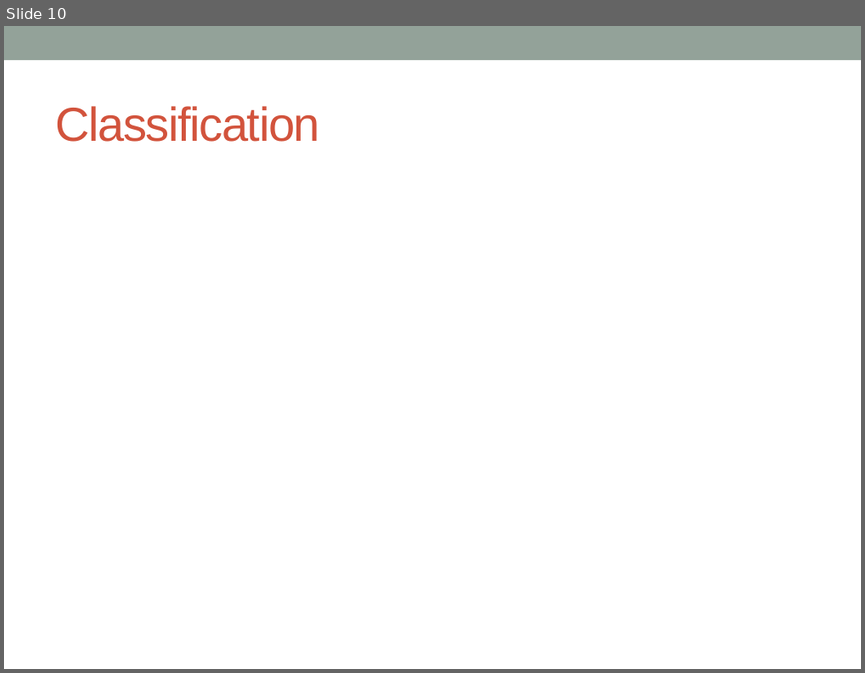
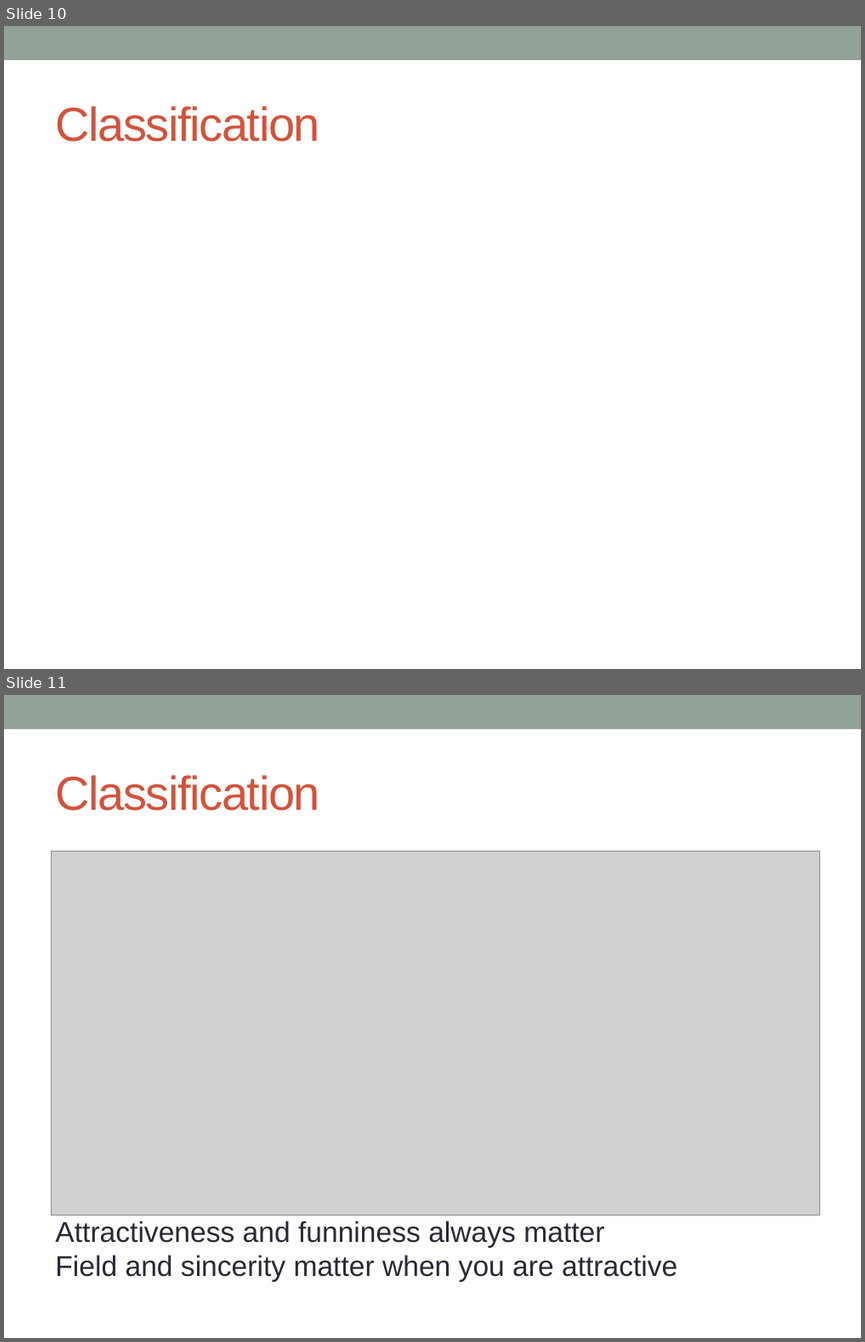
Before and after one commit to jonathanbae/4559Project1, a slide deck: baej.lih.project-1 Presentation.pptx. Shown one above the other, each under a label of ours: slide 10 before the commit, slides 10 and 11 after it. The pictures are 865x673 and 865x1342 pixels, drawn with LibreOffice and Linux fonts; fonts in the diff are those of the drawing; grey boxes stand for pictures. Boxes give left, top, right and bottom in pixels: in the first picture for what was removed or moved away, otherwise in the second. Text is boxed around its words. In the diff, an @@ line names an element or a change of style, - is before the commit and + after.

```diff
--- a/baej.lih.project-1 Presentation.pptx
+++ b/baej.lih.project-1 Presentation.pptx
@@ slide 11 added at (4,695,861,1338), background #FFFFFF; not listed: 1 template element that a slide beside it also shows @@
@@ title added at (55,775,320,811), 40 pt, text #D2533C @@
+Classification
@@ picture added at (51,851,820,1215) @@
@@ text added at (55,1220,677,1281), 24 pt, text #292934 @@
+Attractiveness and funniness always matter
+Field and sincerity matter when you are attractive
```
Also in this commit, not shown: 1 other slide added, 1 slide removed, 10 other files.
